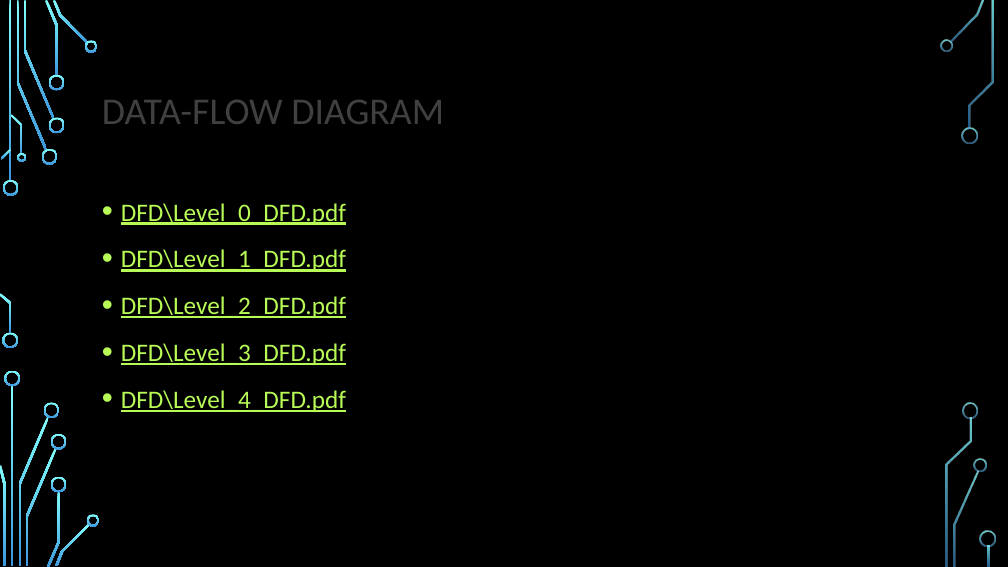
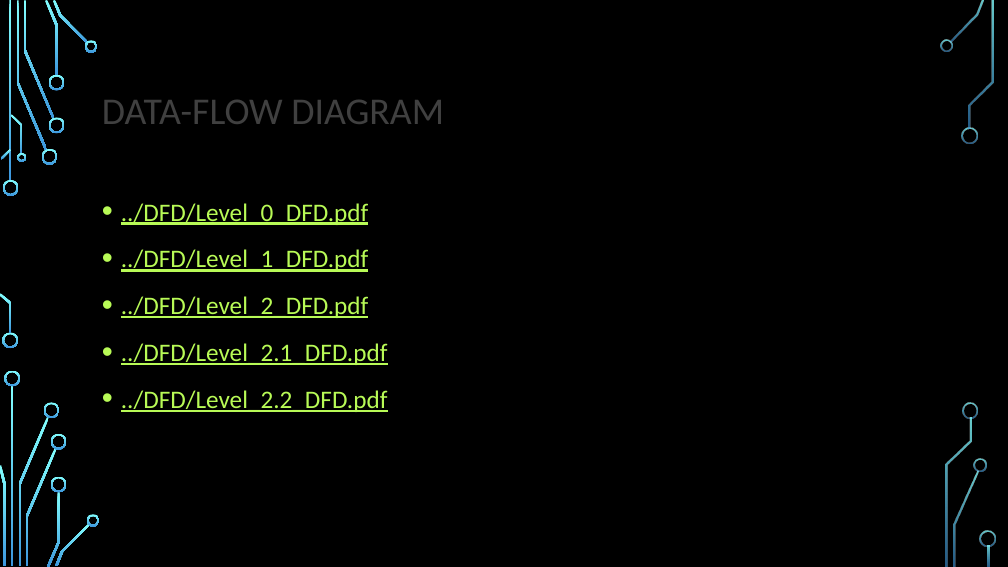
Before and after one commit to VIRTUALD3SIGN/VR, a slide deck: slide 15 of presentation_v02.pptx (slide 13 before the commit). Drawn at 1008x567 pixels with LibreOffice and Linux fonts; fonts in the diff are those of the drawing; background and template pictures are left out. Boxes give left, top, right and bottom in pixels: in the first picture for what was removed or moved away, otherwise in the second. Text is boxed around its words. In the diff, an @@ line names an element or a change of style, - is before the commit and + after.

```diff
--- a/presentation_v02.pptx
+++ b/presentation_v02.pptx
@@ text at (x1=121, y1=203, x2=388, y2=412): text changed @@
-• DFD\Level_0_DFD.pdf
-• DFD\Level_1_DFD.pdf
-• DFD\Level_2_DFD.pdf
-• DFD\Level_3_DFD.pdf
-• DFD\Level_4_DFD.pdf
+• ../DFD/Level_0_DFD.pdf
+• ../DFD/Level_1_DFD.pdf
+• ../DFD/Level_2_DFD.pdf
+• ../DFD/Level_2.1_DFD.pdf
+• ../DFD/Level_2.2_DFD.pdf
```
Also in this commit, not shown: 8 other slides changed, 6 slides added, 10 other files.
